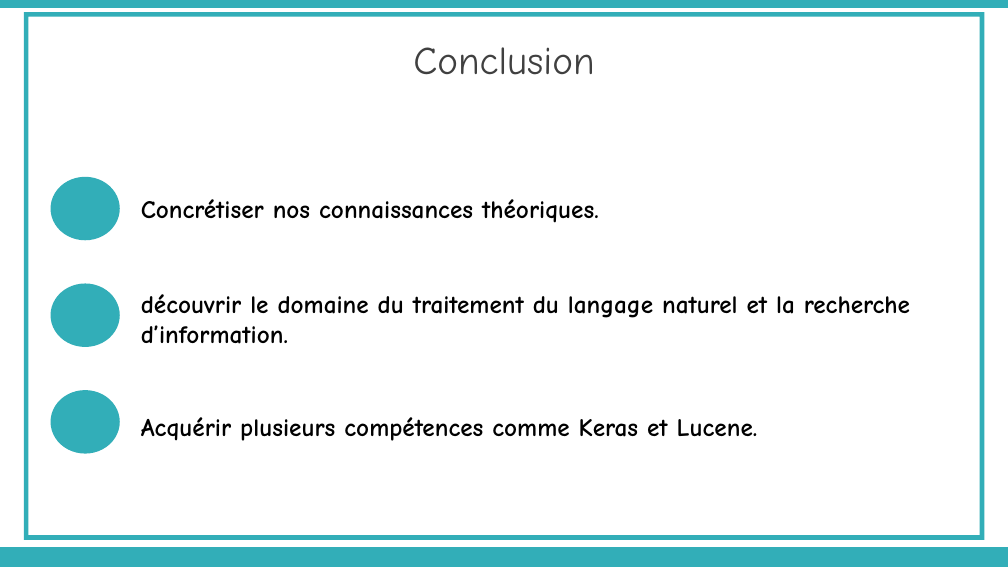
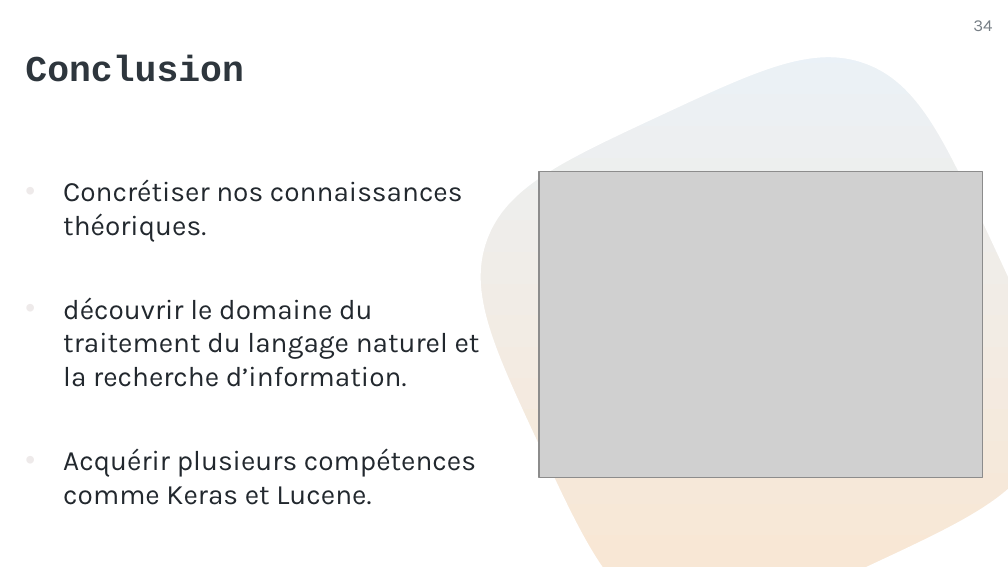
Before and after one commit to rbouadjenek/YouTaQA, a slide deck: slide 34 of Paper/présentation Soutenance Master AGABI & TIDAFI.pptx (slide 28 before the commit). Drawn at 1008x567 pixels with LibreOffice and Linux fonts; fonts in the diff are those of the drawing; grey boxes stand for pictures. Boxes give left, top, right and bottom in pixels: in the first picture for what was removed or moved away, otherwise in the second. Text is boxed around its words. In the diff, an @@ line names an element or a change of style, - is before the commit and + after.

```diff
--- a/Paper/présentation Soutenance Master AGABI & TIDAFI.pptx
+++ b/Paper/présentation Soutenance Master AGABI & TIDAFI.pptx
@@ background #FFFFFF to gradient #E9F2F9 to #F8E7D5 @@
@@ rectangle removed at [0,0,1008,8] @@
@@ freeform shape added at [0,0,1008,567], fill #FFFFFF @@
@@ frame removed at [24,12,985,540] @@
@@ page number added at [973,20,992,31], 12 pt, text #767E85 @@
+34
@@ text "Conclusion": place and size @@
-text "Conclusion" at [413,47,594,75]
+text "Conclusion" at [25,55,243,82]
@@ text "Conclusion" at [25,55,243,82]: size 28 to 26 pt, font Comic Neue to Courier New, text colour #404040 to #2E363D, bold on; alignment centre to left; less space between paragraphs; vertical alignment middle to top @@
@@ text "Concrétiser nos connaissances théoriques.": place and size @@
-text "Concrétiser nos connaissances théoriques." at [141,294,910,344]
+text "Concrétiser nos connaissances théoriques." at [63,180,480,505]
@@ ellipse removed at [50,176,120,240] @@
@@ picture added at [539,172,983,478] @@
@@ text at [63,180,463,242]: paragraph added @@
+• Concrétiser nos connaissances théoriques.
@@ text removed at [141,199,599,223] @@
-Concrétiser nos connaissances théoriques.
@@ ellipse removed at [50,283,120,347] @@
@@ text at [63,297,480,387]: size 18 to 20 pt, font Comic Neue to Karla, text colour #000000 to #23282E, bold off in "découvrir le domaine du traitement du langage ..."; bullet none to •; more space between paragraphs @@
@@ ellipse removed at [50,390,120,454] @@
@@ text removed at [141,417,758,441] @@
-Acquérir plusieurs compétences comme Keras et Lucene.
@@ text at [63,448,476,505]: paragraph added @@
+• Acquérir plusieurs compétences comme Keras et Lucene.
@@ freeform shape added at [866,489,1008,566], fill #FFFFFF @@
@@ rectangle removed at [0,547,1008,567] @@
```
Also in this commit, not shown: 20 other slides changed, 16 slides added, 10 slides removed, 5 other files.
